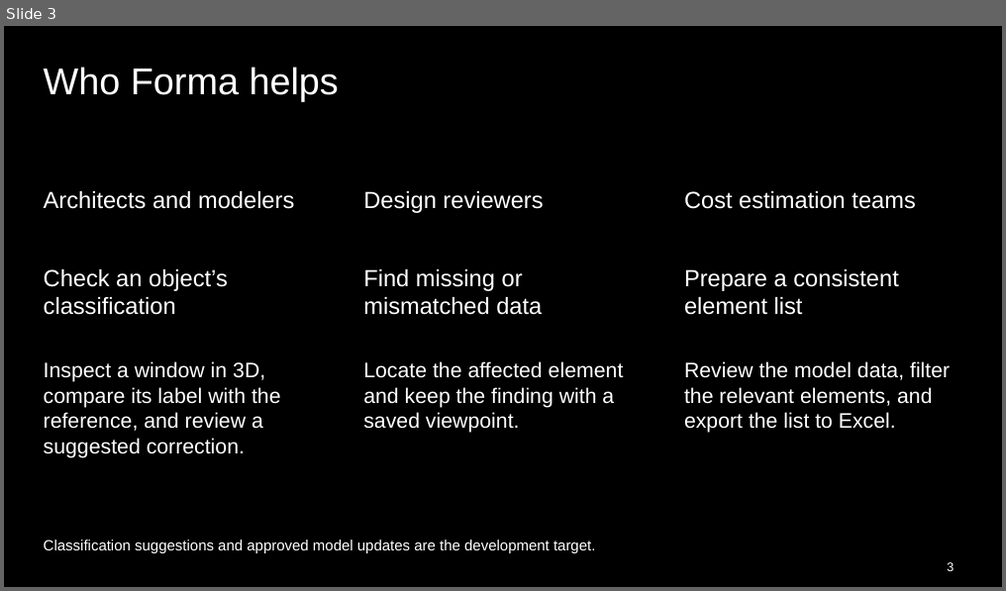
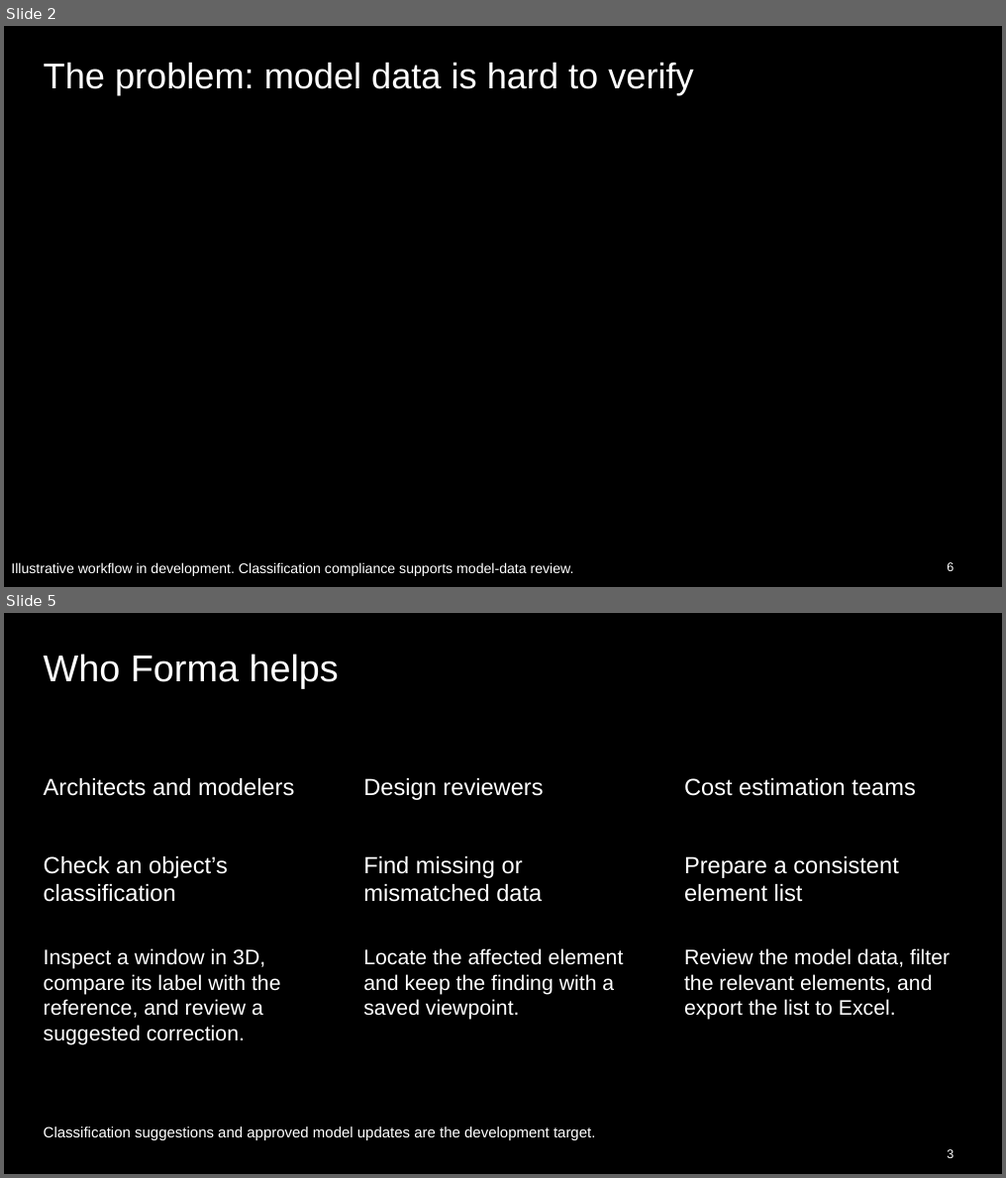
Before and after one commit to chuongmep/hackathon-openai-astra, a slide deck: assets/Forma-Project-Demo.pptx. Shown one above the other, each under a label of ours: slide 3 before the commit, slides 2 and 5 after it; the slides between them are not shown. The pictures are 1006x591 and 1006x1178 pixels, drawn with LibreOffice and Linux fonts; fonts in the diff are those of the drawing; background and template pictures are left out. Boxes give left, top, right and bottom in pixels: in the first picture for what was removed or moved away, otherwise in the second. Text is boxed around its words. In the diff, an @@ line names an element or a change of style, - is before the commit and + after.

```diff
--- a/assets/Forma-Project-Demo.pptx
+++ b/assets/Forma-Project-Demo.pptx
@@ slide 2 added at box(4, 26, 1002, 587), background picture (left out) @@
@@ text added at box(44, 62, 693, 95), 34.5 pt, text #FFFFFF @@
+The problem: model data is hard to verify
@@ text added at box(11, 563, 574, 576), 13.5 pt, text #FFFFFF @@
+Illustrative workflow in development. Classification compliance supports model-data review.
@@ text added at box(946, 563, 953, 571), 12 pt, text #FFFFFF @@
+6
@@ what was slide 3 is now slide 5 @@
```
Also in this commit, not shown: 7 slides changed, 1 other slide added, 8 other files.
